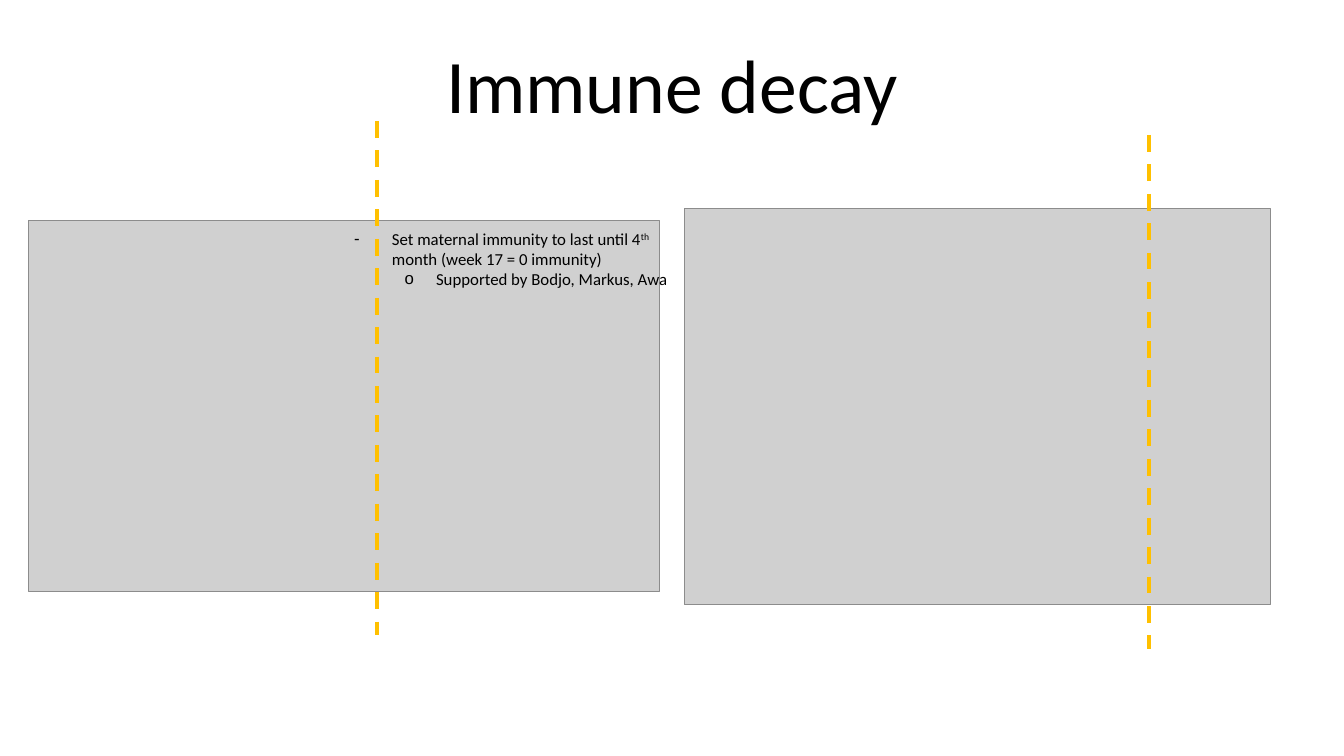
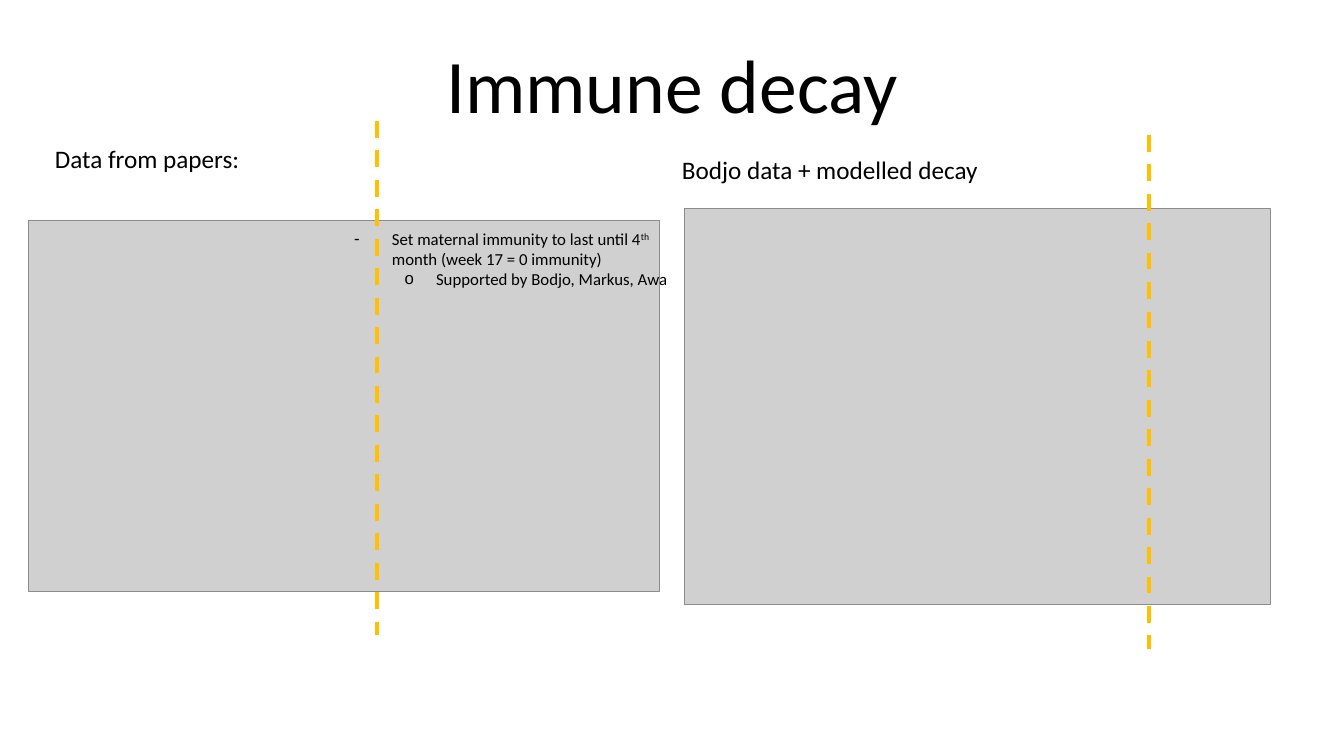
Before and after one commit to BethSavagar/demographic_model_1, a slide deck: slide 2 of results-presentations/model-test-BAOBAB.pptx. Drawn at 1344x756 pixels with LibreOffice and Linux fonts; fonts in the diff are those of the drawing; grey boxes stand for pictures. Boxes give left, top, right and bottom in pixels: in the first picture for what was removed or moved away, otherwise in the second. Text is boxed around its words. In the diff, an @@ line names an element or a change of style, - is before the commit and + after.

Commit message:
updating parameters for model

```diff
--- a/results-presentations/model-test-BAOBAB.pptx
+++ b/results-presentations/model-test-BAOBAB.pptx
@@ text added at box(55, 150, 239, 172), 18 pt, text #000000 @@
+Data from papers:
@@ text added at box(682, 161, 977, 184), 18 pt, text #000000 @@
+Bodjo data + modelled decay
```
Also in this commit, not shown: 3 other slides changed, 4 other files.
